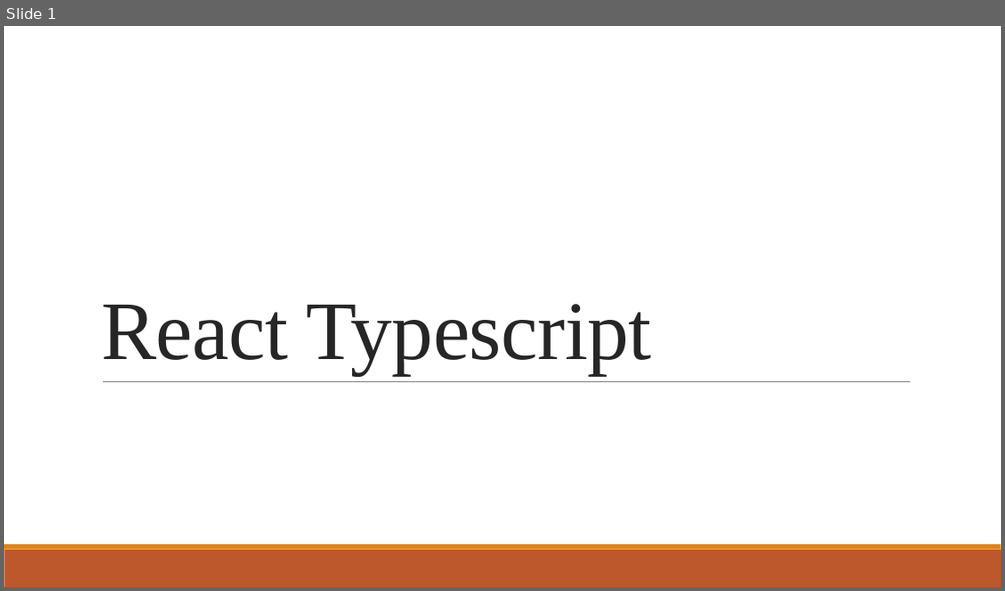
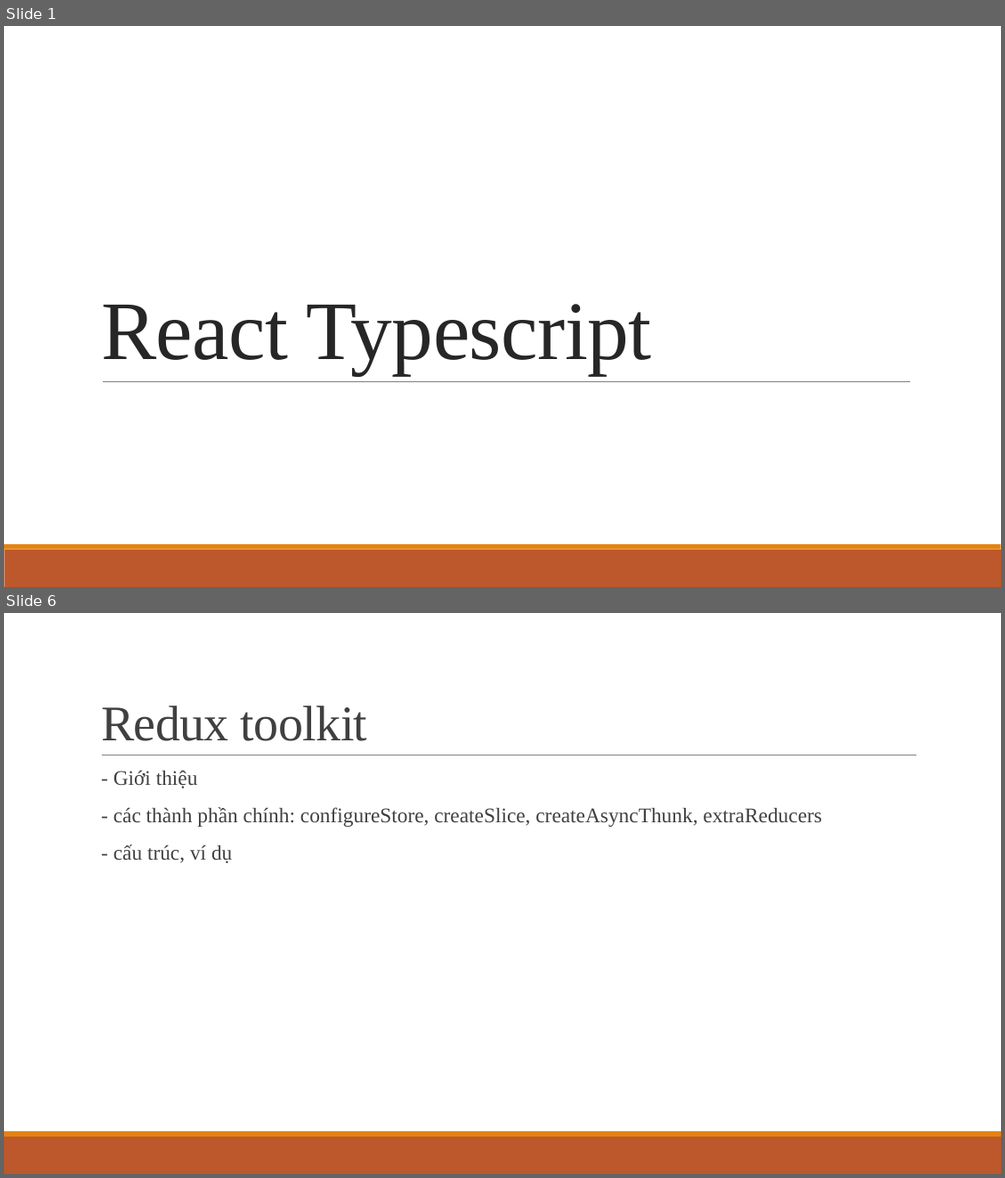
Before and after one commit to ddinhftieens/tranning-react, a slide deck: react_ts.pptx. Shown one above the other, each under a label of ours: slide 1 before the commit, slides 1 and 6 after it; the slides between them are not shown. The pictures are 1005x591 and 1005x1178 pixels, drawn with LibreOffice and Linux fonts; fonts in the diff are those of the drawing. Boxes give left, top, right and bottom in pixels: in the first picture for what was removed or moved away, otherwise in the second. Text is boxed around its words. In the diff, an @@ line names an element or a change of style, - is before the commit and + after.

```diff
--- a/react_ts.pptx
+++ b/react_ts.pptx
@@ slide 6 added at [4, 613, 1001, 1174], background #FFFFFF; not listed: 2 template elements that a slide beside it also shows @@
@@ title added at [101, 706, 368, 741], 48 pt, text #404040 @@
+Redux toolkit
@@ line added from (102, 755) to (917, 755), #808080 0.5 pt @@
@@ text added at [113, 770, 822, 863], 20 pt, text #404040 @@
+  - Giới thiệu
+  - các thành phần chính: configureStore, createSlice, createAsyncThunk, extraReducers
+  - cấu trúc, ví dụ
```
Also in this commit, not shown: 1 slide changed, 3 other slides added, 4 slides removed.
